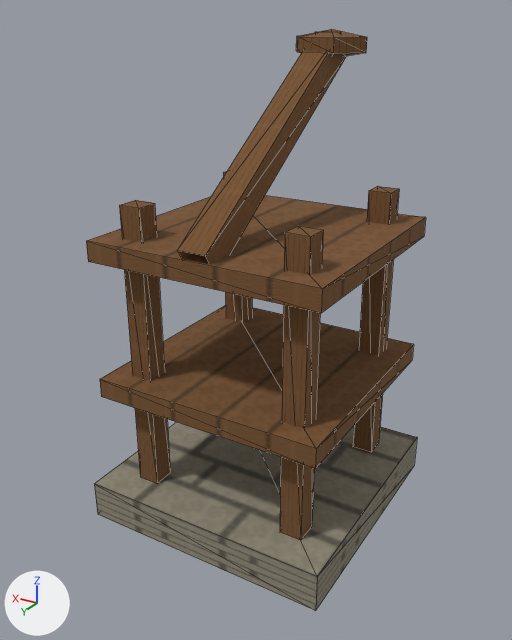
A saved change to the glTF model app/src/main/assets/3d/field/military-CATAPULT_TOWER-1-lod1.glb.
Rendered twice from a 50 mm lens placed at (-0.588, 1.011, 0.868), pointed at (0.011, 0.013, 0.369). Every picture has the same lights, and +X, +Y and +Z are marked at lower left. The first picture is the older version. Mesh edges are drawn as thin lines. Vertices at exactly the same position are counted once.
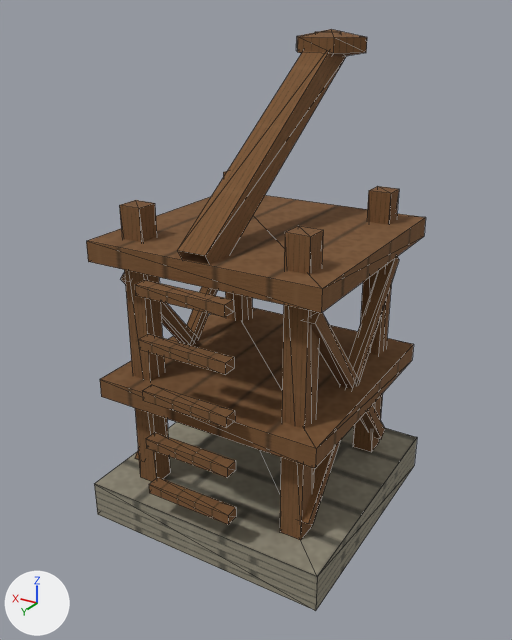
Edits to the scene script, one JSON object a line:
```json
{"block": "me_mesh_0", "where": "# used by ob_mesh_0; location = (0.0, 0.0, 0.0)"}
{"op": "remove", "block": "me_mesh_0", "code": "me_mesh_0.from_pydata(...)  # 84 vertices, 116 faces; spans x -0.23..0.23, y -0.29..0.23, z 0.0..0.845"}
{"op": "add", "block": "me_mesh_0", "code": "me_mesh_0.from_pydata(...)  # 156 vertices, 206 faces; spans x -0.23..0.23, y -0.29..0.25, z 0.0..0.845"}
{"block": "me_mesh_0", "change": "me_mesh_0 part 1: the loose piece of 8 vertices spanning x -0.17..-0.13, y 0.13..0.17, z 0.07..0.59 is copied, and the copy is scaled about its middle by (4, 0.6, 0.0346), then moved by (0.15, 0.088, -0.201); it spans x -0.08..0.08, y 0.226..0.25, z 0.12..0.138"}
{"block": "me_mesh_0", "change": "me_mesh_0 part 2: the loose piece of 8 vertices spanning x -0.17..-0.13, y 0.13..0.17, z 0.07..0.59 is copied, and the copy is scaled about its middle by (4, 0.6, 0.0346), then moved by (0.15, 0.088, -0.111); it spans x -0.08..0.08, y 0.226..0.25, z 0.21..0.228"}
{"block": "me_mesh_0", "change": "me_mesh_0 part 3: the loose piece of 8 vertices spanning x -0.17..-0.13, y 0.13..0.17, z 0.07..0.59 is copied, and the copy is scaled about its middle by (4, 0.6, 0.0346), then moved by (0.15, 0.088, -0.021); it spans x -0.08..0.08, y 0.226..0.25, z 0.3..0.318"}
{"block": "me_mesh_0", "change": "me_mesh_0 part 4: the loose piece of 8 vertices spanning x -0.17..-0.13, y 0.13..0.17, z 0.07..0.59 is copied, and the copy is scaled about its middle by (4, 0.6, 0.0346), then moved by (0.15, 0.088, 0.069); it spans x -0.08..0.08, y 0.226..0.25, z 0.39..0.408"}
{"block": "me_mesh_0", "change": "me_mesh_0 part 5: the loose piece of 8 vertices spanning x -0.17..-0.13, y 0.13..0.17, z 0.07..0.59 is copied, and the copy is scaled about its middle by (4, 0.6, 0.0346), then moved by (0.15, 0.088, 0.159); it spans x -0.08..0.08, y 0.226..0.25, z 0.48..0.498"}
{"block": "me_mesh_0", "change": "me_mesh_0 part 6"}
{"block": "me_mesh_0", "change": "16 vertices are added at x -0.182..0.159, y -0.169..0.169, z 0.092..0.478"}
{"block": "me_mesh_0", "change": "16 new vertices lie (0.023, 0.0, 0.0) away from vertices in x -0.182..0.159, y -0.169..0.169, z 0.092..0.478"}
{"block": "me_mesh_0", "change": "40 new faces join them"}
```

Boxes [x1, y1, x2, y2] around the edits, measured in the pictures (512 x 640 px):
```json
{"part": 1, "of": "me_mesh_0", "change": "added", "after": [149, 477, 236, 525], "on screen": "brown"}
{"part": 2, "of": "me_mesh_0", "change": "added", "after": [146, 432, 236, 478], "on screen": "brown"}
{"part": 3, "of": "me_mesh_0", "change": "added", "after": [142, 385, 235, 428], "on screen": "brown"}
{"part": 4, "of": "me_mesh_0", "change": "added", "after": [138, 334, 234, 375], "on screen": "brown"}
{"part": 5, "of": "me_mesh_0", "change": "added", "after": [135, 280, 234, 317], "on screen": "brown"}
{"part": 6, "of": "me_mesh_0", "change": "added", "after": [121, 256, 399, 525]}
```
